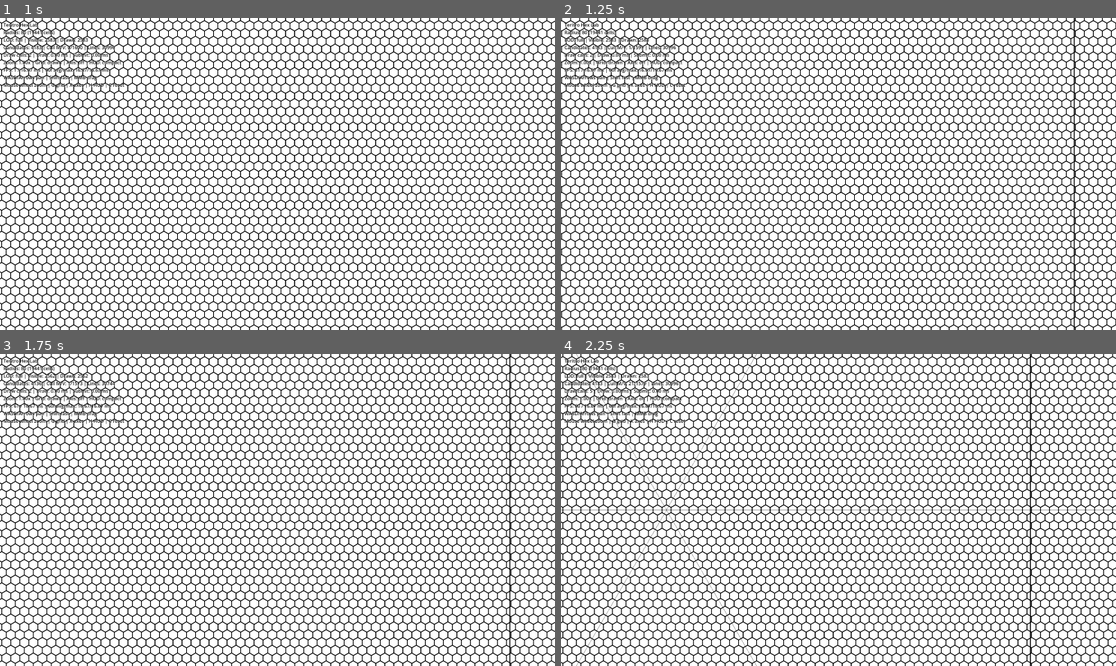
Above: before the commit, frames 1-4 (two rows, left to right).
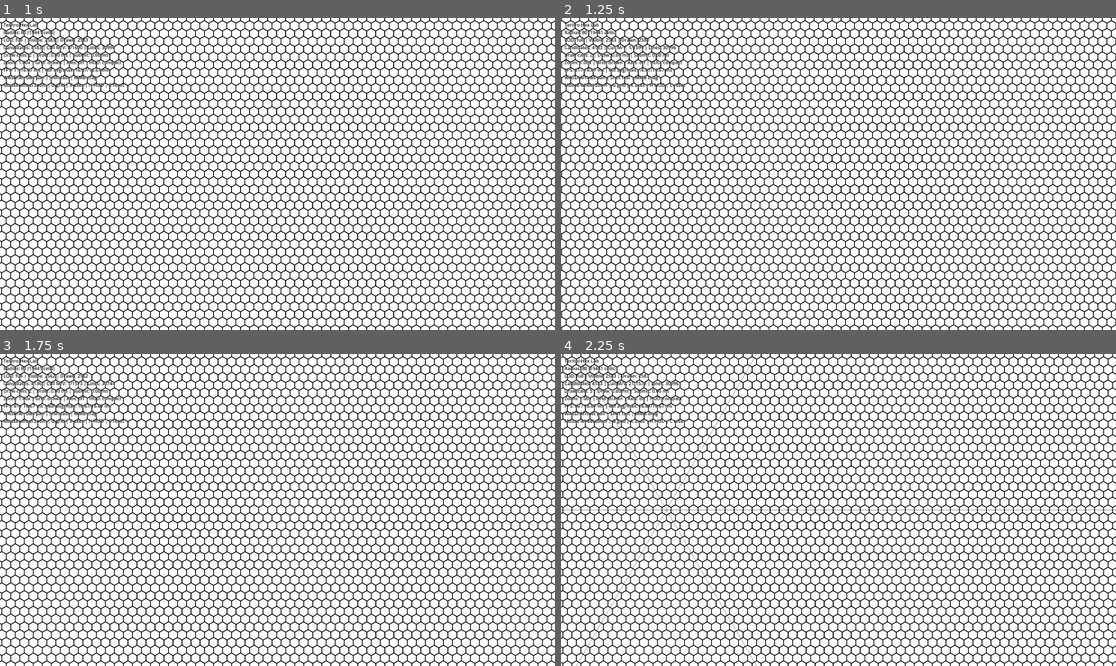
Above: after the commit, the same moments.

Repository: Kanturna/teritro
Game: Godot game, scene res://scenes/hex_lab.tscn
Same seed, same stepped clock (60 frames per second), same inputs: the game is played once before the commit and once after it.
Inputs (mouse positions are in pixels of both pictures, inside the frame that each line leads up to):
- Up to frame 1 (1 s): tap Enter at 0.5 s; move the mouse to (399, 158) at 0.52 s; hold D from 0.53 s (still down); tap C at 0.6 s; click (399, 158) at 0.67 s
- Up to frame 2 (1.25 s): keep holding D
- Up to frame 3 (1.75 s): release D at 1.25 s; drag from (166, 525) to (249, 572) at 1.27 s
- Up to frame 4 (2.25 s): tap Space at 2 s; move the mouse to (894, 441) at 2.02 s; hold D from 2.03 s (still down); tap X at 2.1 s

Frame 1 is identical in both runs. In frame 2, 0.2% of the frame differs, in the area x 92-93%, y 0-100%; in frame 3, 0.2%; in frame 4, 0.2%.

Commit message:
fix(rendering): draw map outline from boundary edges
WHAT:
- Replaces the approximate regular-hex outline with real boundary edge segments.
- Keeps the map outline aligned with the actual radius-80 hex cells.
- Adds test coverage for the expected radius-80 outline segment count.

VALIDATION:
- Ran hex grid math headless test successfully.
- Ran hex lab smoke test successfully.
- Ran hex debug metrics test successfully.
- Loaded the main scene headless successfully.
- Ran git diff --check successfully.

Diff:
--- a/src/rendering/hex_map_renderer.gd
+++ b/src/rendering/hex_map_renderer.gd
@@ -33,8 +33,7 @@
 			queue_redraw()
 
 var _base_polygon := PackedVector2Array()
-var _map_outline_polygon := PackedVector2Array()
-var _map_outline_line := PackedVector2Array()
+var _map_outline_segments := PackedVector2Array()
 var _scratch_polygon := PackedVector2Array()
 var _grid_line_points := PackedVector2Array()
 var _visible_centers := PackedVector2Array()
@@ -90,6 +89,7 @@
 		"debug_axis_visible": debug_axis_visible,
 		"grid_line_screen_width": grid_line_screen_width,
 		"map_outline_screen_width": map_outline_screen_width,
+		"map_outline_segments": int(_map_outline_segments.size() / 2),
 		"grid_line_antialiased": grid_line_antialiased,
 	}
 
@@ -194,16 +194,14 @@
 
 func _rebuild_map() -> void:
 	_hexes = HexGridMath.coords_in_radius(map_radius)
-	_map_outline_polygon = _build_map_outline_polygon()
-	_map_outline_line = _build_map_outline_line()
+	_map_outline_segments = _build_map_outline_segments()
 	if is_inside_tree():
 		queue_redraw()
 
 
 func _rebuild_polygon() -> void:
 	_base_polygon = _build_hex_polygon_points()
-	_map_outline_polygon = _build_map_outline_polygon()
-	_map_outline_line = _build_map_outline_line()
+	_map_outline_segments = _build_map_outline_segments()
 	_scratch_polygon.resize(6)
 	if is_inside_tree():
 		queue_redraw()
@@ -266,14 +264,15 @@
 
 
 func _draw_overview_fill() -> void:
-	draw_colored_polygon(_map_outline_polygon, fill_color)
-	_draw_call_estimate += 1
 	_draw_map_outline()
 
 
 func _draw_map_outline() -> void:
-	draw_polyline(
-		_map_outline_line,
+	if _map_outline_segments.is_empty():
+		return
+
+	draw_multiline(
+		_map_outline_segments,
 		outline_color,
 		_get_screen_stable_line_width(map_outline_screen_width),
 		grid_line_antialiased
@@ -316,23 +315,27 @@
 	return points
 
 
-func _build_map_outline_polygon() -> PackedVector2Array:
-	var points := PackedVector2Array()
-	points.resize(6)
-	var outline_radius := hex_radius * (float(map_radius) + 0.75)
-	for i in range(6):
-		var angle := deg_to_rad(30.0 + 60.0 * float(i))
-		points[i] = Vector2(cos(angle), sin(angle)) * outline_radius
-	return points
-
-
-func _build_map_outline_line() -> PackedVector2Array:
-	var points := PackedVector2Array()
-	points.resize(7)
-	for i in range(6):
-		points[i] = _map_outline_polygon[i]
-	points[6] = _map_outline_polygon[0]
-	return points
+func _build_map_outline_segments() -> PackedVector2Array:
+	var segments := PackedVector2Array()
+	if _base_polygon.size() != 6 or _hexes.is_empty():
+		return segments
+
+	var coord_lookup := {}
+	for coord in _hexes:
+		coord_lookup[coord] = true
+
+	for coord in _hexes:
+		var center: Vector2 = HexGridMath.axial_to_world(coord, hex_radius)
+		for direction_index in range(6):
+			var neighbor: Vector2i = coord + HexGridMath.direction(direction_index)
+			if coord_lookup.has(neighbor):
+				continue
+
+			var edge_index := 5 - direction_index
+			segments.append(center + _base_polygon[edge_index])
+			segments.append(center + _base_polygon[(edge_index + 1) % 6])
+
+	return segments
 
 
 func _get_camera_zoom() -> float:
--- a/tests/headless/hex_debug_metrics_test.gd
+++ b/tests/headless/hex_debug_metrics_test.gd
@@ -43,9 +43,11 @@
 		"culled_view",
 		"grid_line_screen_width",
 		"map_outline_screen_width",
+		"map_outline_segments",
 		"grid_line_antialiased",
 	]:
 		_assert_eq(metrics.has(key), true, "renderer metric key %s" % key)
+	_assert_eq(metrics["map_outline_segments"], 966, "radius 80 map outline segment count")
 
 	_assert_eq(metrics["debug_axis_visible"], false, "debug axes hidden by default")
 	_send_key(scene, KEY_X)
